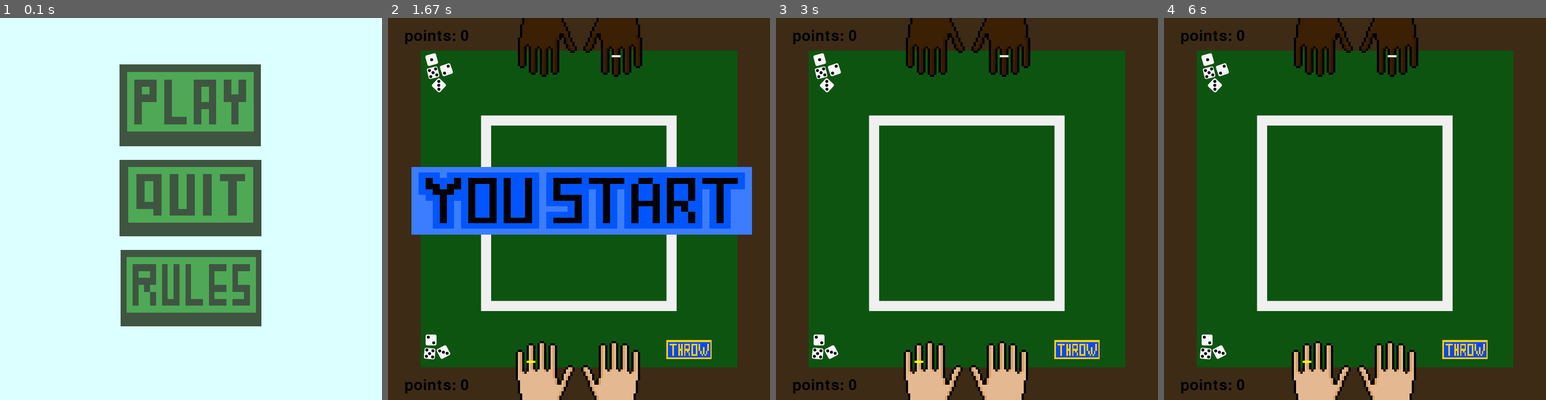
Above: before the commit, frames 1-4 (left to right).
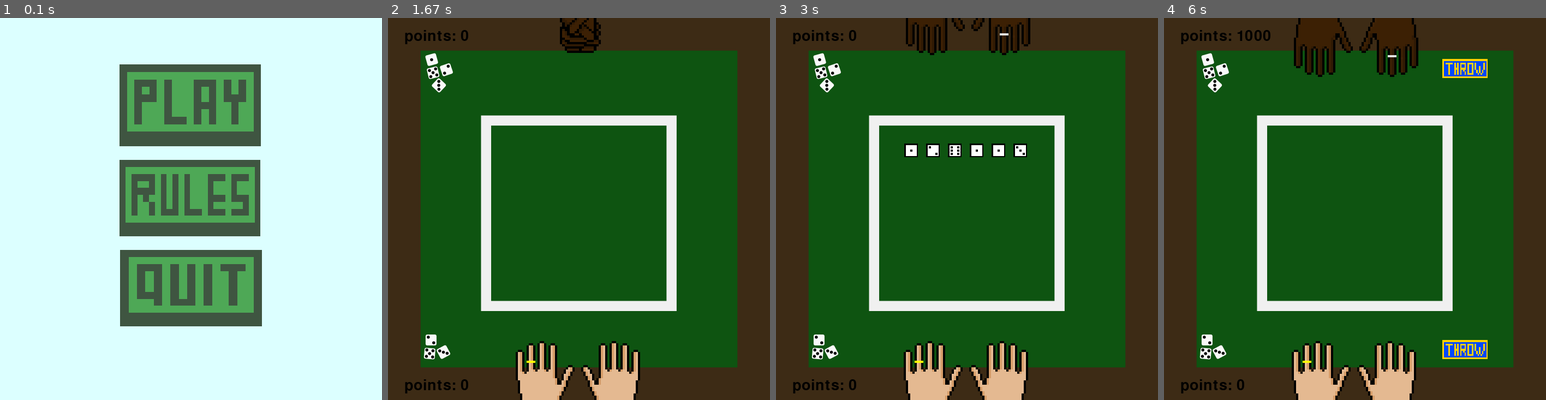
Above: after the commit, the same moments.

Repository: HellusJ/PRG-zaverecnaprace_pygame
Game: pygame game, started from python.py
The game is run twice, just before and just after one commit, with the same random seed, the same clock (stepped at 60 frames per second) and the same inputs.
Inputs (mouse positions are in pixels of both pictures, inside the frame that each line leads up to):
- Up to frame 1 (0.1 s): no input
- Up to frame 2 (1.67 s): click (582, 105) at 0.38 s; click (716, 98) at 0.75 s
- Up to frame 3 (3 s): no input
- Up to frame 4 (6 s): no input

The runs differ from the first frame. In frame 1, 3.7% of the frame differs, in the area x 31-69%, y 37-81%; in frame 2, 18%, in the area x 6-96%, y 0-90%; in frame 3, 3.3%; in frame 4, 0.7%.

Commit message:
staci upravit souradnice animace ruk_opp a bude hotovo jenom pote mozna nejake mensi upravy, a mozna udelam moznost vsadit si penize

Diff:
--- a/obrazky.py
+++ b/obrazky.py
@@ -14,11 +14,11 @@
 
 quitbutton = pygame.transform.scale(pygame.image.load("button_quit.png"), (260,140))
 quitbutton_rect = playbutton.get_rect()
-quitbutton_rect.center = (369, 335)
+quitbutton_rect.center = (370, 500)
 
 rulesbutton = pygame.transform.scale(pygame.image.load("rules_button.png"), (355,140))
 rulesbutton_rect = playbutton.get_rect()
-rulesbutton_rect.center = (317, 500)
+rulesbutton_rect.center = (315, 335)
 
 stepback = pygame.transform.scale(pygame.image.load("stepback.png"), (45,45))
 stepback_rect = playbutton.get_rect()
@@ -27,6 +27,10 @@
 throwbutton = pygame.transform.scale(pygame.image.load("throw_button.png"), (83,35))
 throwbutton_rect = playbutton.get_rect()
 throwbutton_rect.topleft = (510, 590)
+
+throw_opp_button = pygame.transform.scale(pygame.image.load("throw_opp_button.png"), (83,35))
+throw_opp_button_rect = playbutton.get_rect()
+throw_opp_button_rect.topleft = (510, 75)
 
 #ruce
 ruce = pygame.transform.scale(pygame.image.load("ruce.png"), (280, 120))
@@ -52,8 +56,10 @@
 rules1_rect = rules1.get_rect()
 rules1_rect.topleft = (70, 15)
 
+animace_ruce_opp = [ruce_opp_shaking_1,ruce_opp_Shaking_2,ruce_opp_shaking_1,ruce_opp_Shaking_2,ruce_opp_shaking_1,ruce_opp_Shaking_2, ruce_opp_shaking_1, ruce_opp_throw, ruce_opp_throw, ruce_opp]
 animace_ruce = [ruce_shaking_1,ruce_Shaking_2,ruce_shaking_1,ruce_Shaking_2,ruce_shaking_1,ruce_Shaking_2, ruce_shaking_1, ruce_throw, ruce_throw, ruce]
 kostky = [kostka1,kostka2,kostka3,kostka4,kostka5,kostka6]
+kostky_opp = [kostka1,kostka2,kostka3,kostka4,kostka5,kostka6]
 
 #signs
 youstart = pygame.transform.scale(pygame.image.load("youstart_sign.png"), (650, 310))
--- a/python.py
+++ b/python.py
@@ -15,6 +15,7 @@
     screen.blit(vykres, (x,y))
 
 souradnice = [(350,700),(350,700),(350,700),(350,700),(350,700),(350,700),(350,700),(350,700),(350,700),(350,700)]
+souradnice_opp = [(350,100),(350,80),(350,80),(350,80),(350,80),(350,80),(350,80),(350,80),(350,80),(350,80)]
 
 #menu
 def menu():
@@ -32,8 +33,9 @@
 
         screen.fill(menucolor)
         screen.blit(playbutton, playbutton_rect)
+        screen.blit(rulesbutton, rulesbutton_rect)
         screen.blit(quitbutton, quitbutton_rect)
-        screen.blit(rulesbutton, rulesbutton_rect)
+
         pygame.display.flip()
 
 #pravidlas
@@ -55,17 +57,14 @@
         pygame.time.delay(60)
 
 #HRA
-start = time.time()
-
-show_picture = False
-
+pc_points = 0
+players_points = 0
 hod = []
+hod_opp = []
 def hra():
 
+    global pc_points
     global players_points
-    players_points = 0
-    global pc_points
-    pc_points = 0
 
     while True:
 
@@ -73,11 +72,11 @@
         screen.blit(ruce, (210,580))
         screen.blit(ruce_opp, (210, 0))
         screen.blit(throwbutton, throwbutton_rect)
-
-        cas = time.time()
-
-        if not show_picture and cas - start < 2:
-            screen.blit(youstart, youstart_rect)
+        screen.blit(throw_opp_button, throw_opp_button_rect)
+
+        #vyhra/prohra
+        if pc_points >= 10000 or players_points >= 10000:
+            sys.exit()
 
         for event in pygame.event.get():
             if event.type == pygame.QUIT:
@@ -95,6 +94,9 @@
                     for kosticka in hod:
                         screen.blit(kosticka,(y, 480))
                         y += 40
+
+                    pygame.display.flip()
+                    pygame.time.wait(3000)
 
                     pocet_jednicek = hod.count(kostka1)
                     pocet_dvojek = hod.count(kostka2)
@@ -179,12 +181,117 @@
 
                     #tridvojice
 
+
                     hod.clear()
+
+                elif throw_opp_button_rect.collidepoint(event.pos):
+
+                    animace_ruk_opp()
+
+                    for i in range(6):
+                        losovani2 = random.choice(kostky_opp)
+                        hod_opp.append(losovani2)
+
+                    y = 235
+                    for kosticka2 in hod_opp:
+                        screen.blit(kosticka2,(y, 230))
+                        y += 40
+
+                    pygame.display.flip()
+                    pygame.time.wait(3000)
+
+                    pocet_jednicek_opp = hod_opp.count(kostka1)
+                    pocet_dvojek_opp = hod_opp.count(kostka2)
+                    pocet_trojek_opp = hod_opp.count(kostka3)
+                    pocet_ctverek_opp = hod_opp.count(kostka4)
+                    pocet_petek_opp = hod_opp.count(kostka5)
+                    pocet_sestek_opp = hod_opp.count(kostka6)
+
+                    #jednicky
+                    if   pocet_jednicek_opp == 1:
+                        pc_points += 100
+                    if   pocet_jednicek_opp == 2:
+                        pc_points += 200
+                    if   pocet_jednicek_opp == 3:
+                        pc_points += 1000
+                    if   pocet_jednicek_opp == 4:
+                        pc_points += 2000
+                    if   pocet_jednicek_opp == 5:
+                        pc_points += 4000
+                    if   pocet_jednicek_opp == 6:
+                        pc_points += 8000
+
+                    #dvojky
+                    if pocet_dvojek_opp == 3:
+                        pc_points = pc_points + (2 * 100)
+                    if pocet_dvojek_opp == 4:
+                        pc_points = pc_points + (2 * 200)
+                    if pocet_dvojek_opp == 5:
+                        pc_points = pc_points + (2 * 400)
+                    if pocet_dvojek_opp == 6:
+                        pc_points = pc_points + (2 * 800)
+
+                    #trojky
+                    if pocet_trojek_opp == 3:
+                        pc_points = pc_points + (3 * 100)
+                    if pocet_trojek_opp == 4:
+                        pc_points = pc_points + (3 * 200)
+                    if pocet_trojek_opp == 5:
+                        pc_points = pc_points + (3 * 400)
+                    if pocet_trojek_opp == 6:
+                        pc_points = pc_points + (3 * 800)
+
+                    #ctverky
+                    if pocet_ctverek_opp == 3:
+                        pc_points = pc_points + (4 * 100)
+                    if pocet_ctverek_opp == 4:
+                        pc_points = pc_points + (4 * 200)
+                    if pocet_ctverek_opp == 5:
+                        pc_points = pc_points + (4 * 400)
+                    if pocet_ctverek_opp == 6:
+                        pc_points = pc_points + (4 * 800)
+
+                    #petky
+                    if pocet_petek_opp == 1:
+                        pc_points += 50
+                    if pocet_petek_opp == 2:
+                        pc_points += 100
+                    if pocet_petek_opp == 3:
+                        pc_points = pc_points + (5 * 100)
+                    if pocet_petek_opp == 4:
+                        pc_points = pc_points + (5 * 200)
+                    if pocet_petek_opp == 5:
+                        pc_points = pc_points + (5 * 400)
+                    if pocet_petek_opp == 6:
+                        pc_points = pc_points + (5 * 800)
+
+                    #sestky
+                    if pocet_sestek_opp == 3:
+                        pc_points = pc_points + (6 * 100)
+                    if pocet_sestek_opp == 4:
+                        pc_points = pc_points + (6 * 200)
+                    if pocet_sestek_opp == 5:
+                        pc_points = pc_points + (6 * 400)
+                    if pocet_sestek_opp == 6:
+                        pc_points = pc_points + (6 * 800)
+
+                    #postupka
+                    postupka2 = set(kostky_opp)
+                    porovnani2 = set(hod_opp)
+                    if postupka2 == porovnani2:
+                        pc_points += 1500
+
+                    #tridvojice
+
+
+                    hod_opp.clear()
 
         napis(f"points: {players_points}",40,30,660)
         napis(f"points: {pc_points}", 40,30,20)
         pygame.display.flip()
         pygame.time.delay(60)
+
+
 
 def animace_ruk():
     for z in range(10):
@@ -200,4 +307,20 @@
         pygame.display.update()
         time.sleep(0.2)
 
+
+
+def animace_ruk_opp():
+    for g in range(10):
+        snimek2 = animace_ruce_opp[g]
+        x2,y2 = souradnice_opp[g]
+        screen.blit(pozadi,(0,0))
+        screen.blit(ruce,(210, 580))
+        snimek2_rect = snimek2.get_rect()
+        snimek2_rect.midbottom = (x2, y2)
+        napis(f"points: {players_points}",40,30,660)
+        napis(f"points: {pc_points}", 40,30,20)
+        screen.blit(snimek2, snimek2_rect)
+        pygame.display.update()
+        time.sleep(0.2)
+
 menu()
Binary file added: throw_opp_button.png
